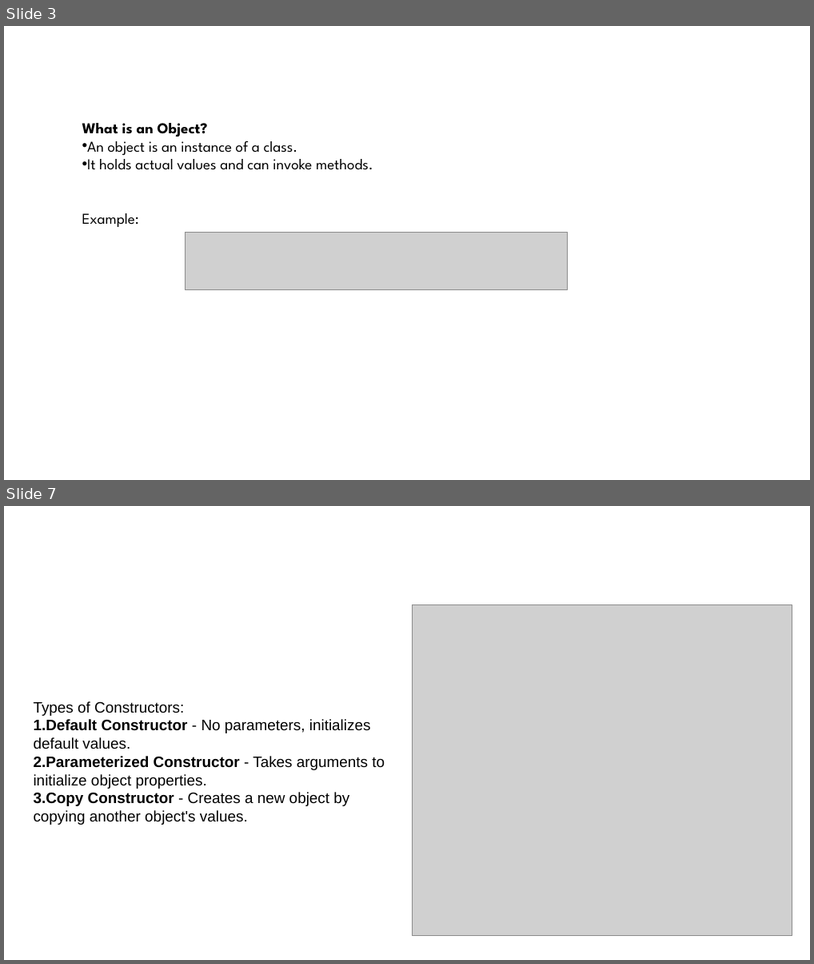
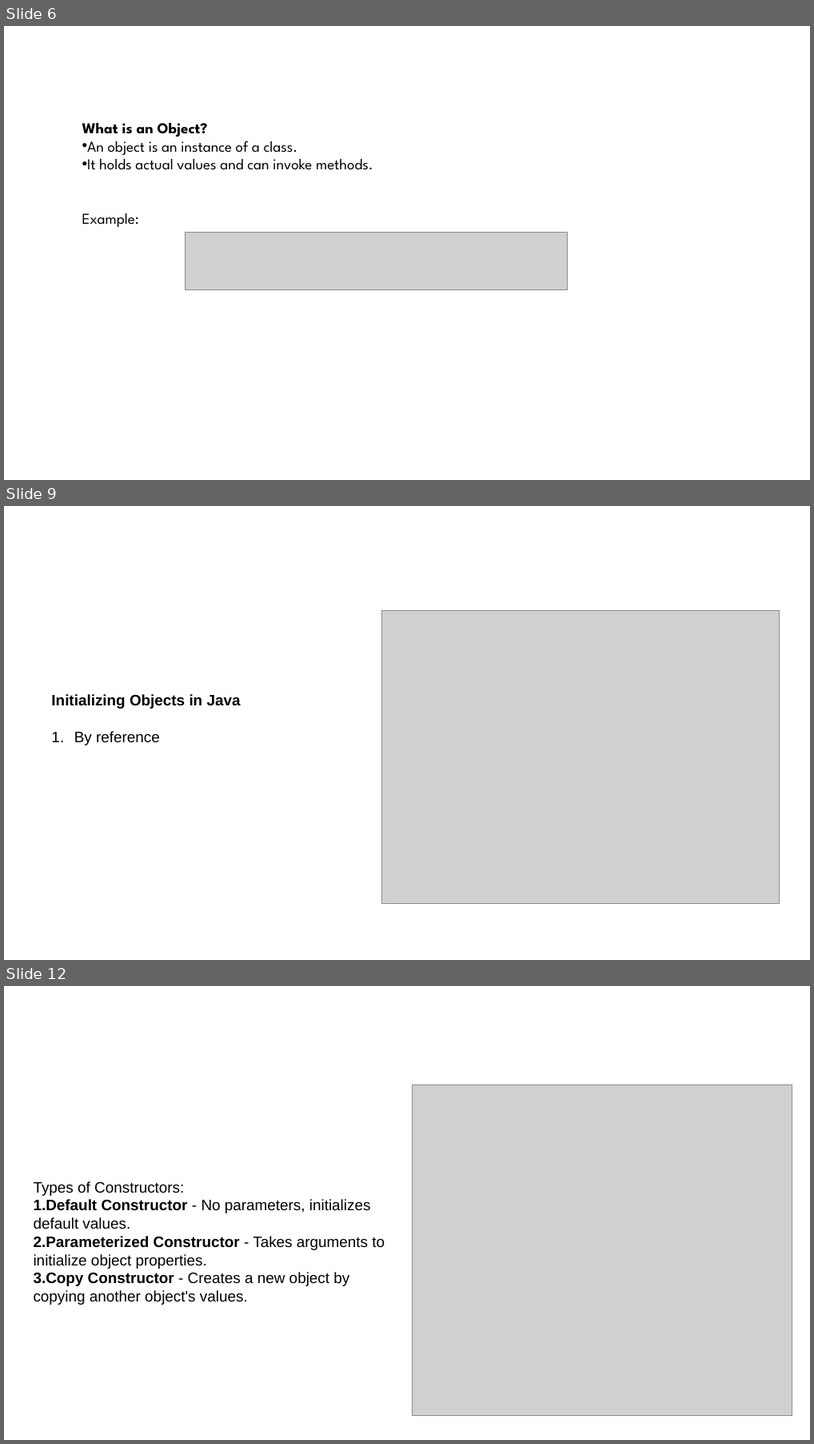
Before and after one commit to ashrafulparan2/SEU-Resources, a slide deck: CSE281/Lecture 2.pptx. Shown one above the other, each under a label of ours: slides 3 and 7 before the commit, slides 6, 9 and 12 after it; the slides between them are not shown. The pictures are 814x964 and 814x1444 pixels, drawn with LibreOffice and Linux fonts; fonts in the diff are those of the drawing; grey boxes stand for pictures; background and template pictures are left out. Boxes give left, top, right and bottom in pixels: in the first picture for what was removed or moved away, otherwise in the second. Text is boxed around its words. In the diff, an @@ line names an element or a change of style, - is before the commit and + after.

```diff
--- a/CSE281/Lecture 2.pptx
+++ b/CSE281/Lecture 2.pptx
@@ slide 9 added at (4, 506, 810, 960), background #FFFFFF @@
@@ picture added at (382, 610, 780, 903) @@
@@ text added at (51, 694, 241, 745), 18 pt, text #000000, bold @@
+Initializing Objects in Java
+1. By reference
@@ what was slide 3 is now slide 6 @@
@@ what was slide 7 is now slide 12 @@
```
Also in this commit, not shown: 2 slides changed, 4 other slides added.
